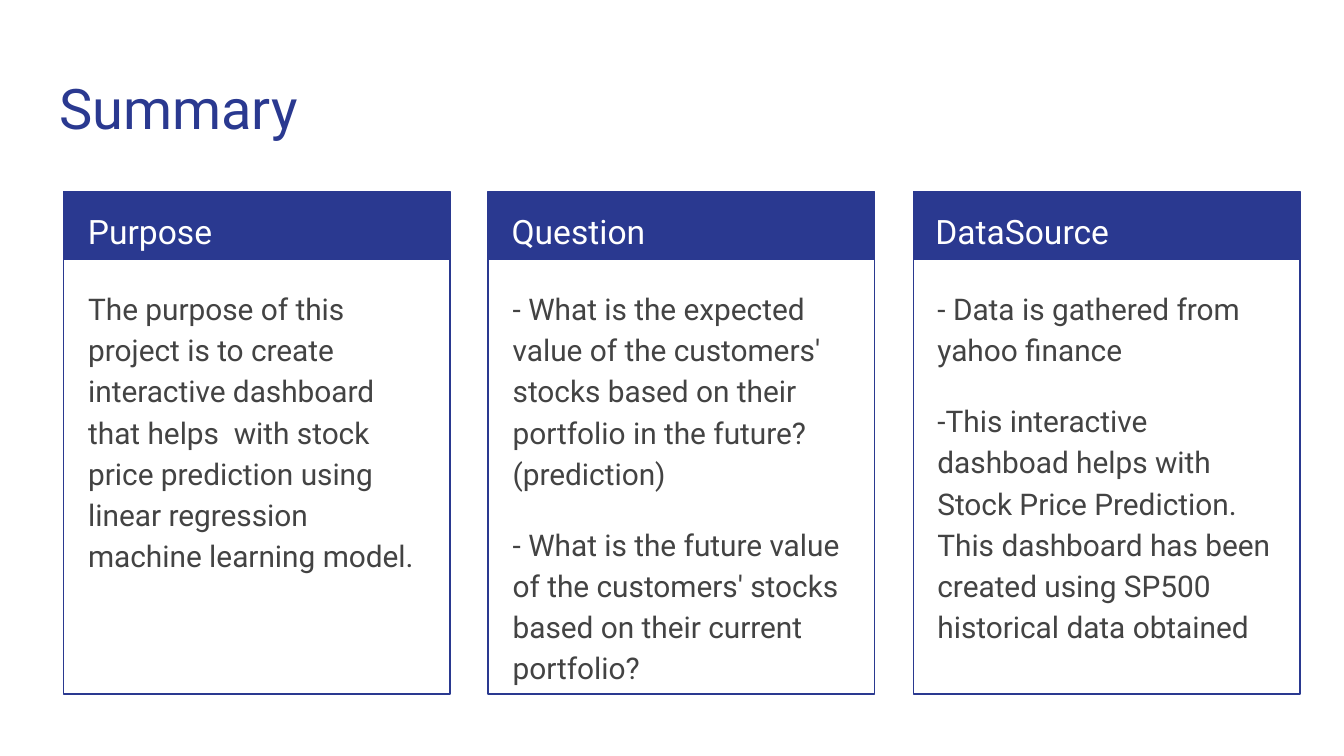
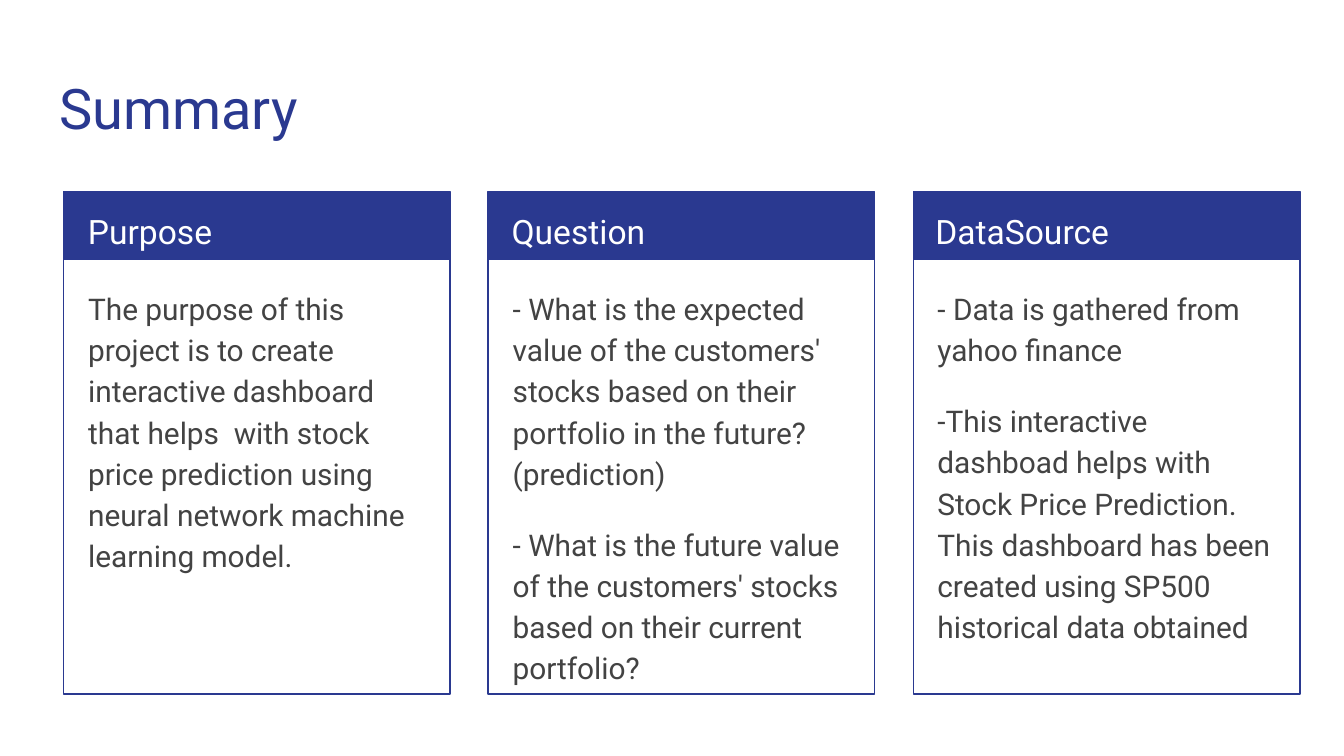
Before and after one commit to shuklaashi2303/FinalProjectStock, a slide deck: slide 2 of Case study.pptx. Drawn at 1344x756 pixels with LibreOffice and Linux fonts; fonts in the diff are those of the drawing. Boxes give left, top, right and bottom in pixels: in the first picture for what was removed or moved away, otherwise in the second. Text is boxed around its words. In the diff, an @@ line names an element or a change of style, - is before the commit and + after.

Commit message:
ppt

```diff
--- a/Case study.pptx
+++ b/Case study.pptx
@@ text at (88,297,405,573): text changed @@
-The purpose of this project is to create interactive dashboard that helps with stock price prediction using linear regression machine learning model.
+The purpose of this project is to create interactive dashboard that helps with stock price prediction using neural network machine learning model.
```
Also in this commit, not shown: 1 other file.
